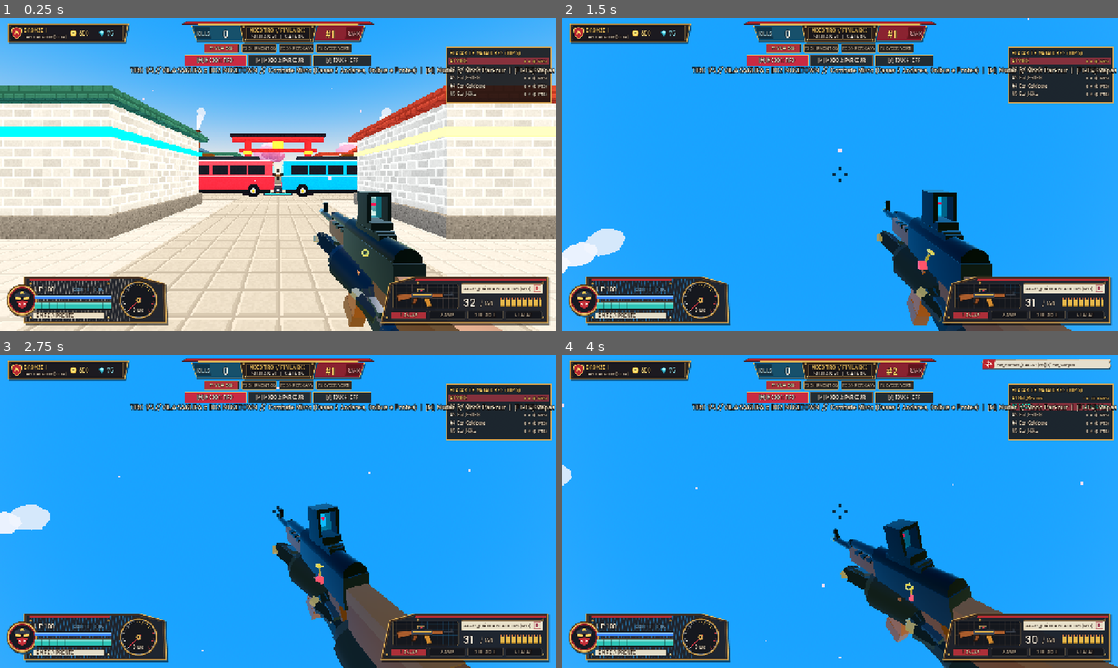
Above: before the commit, frames 1-4 (two rows, left to right).
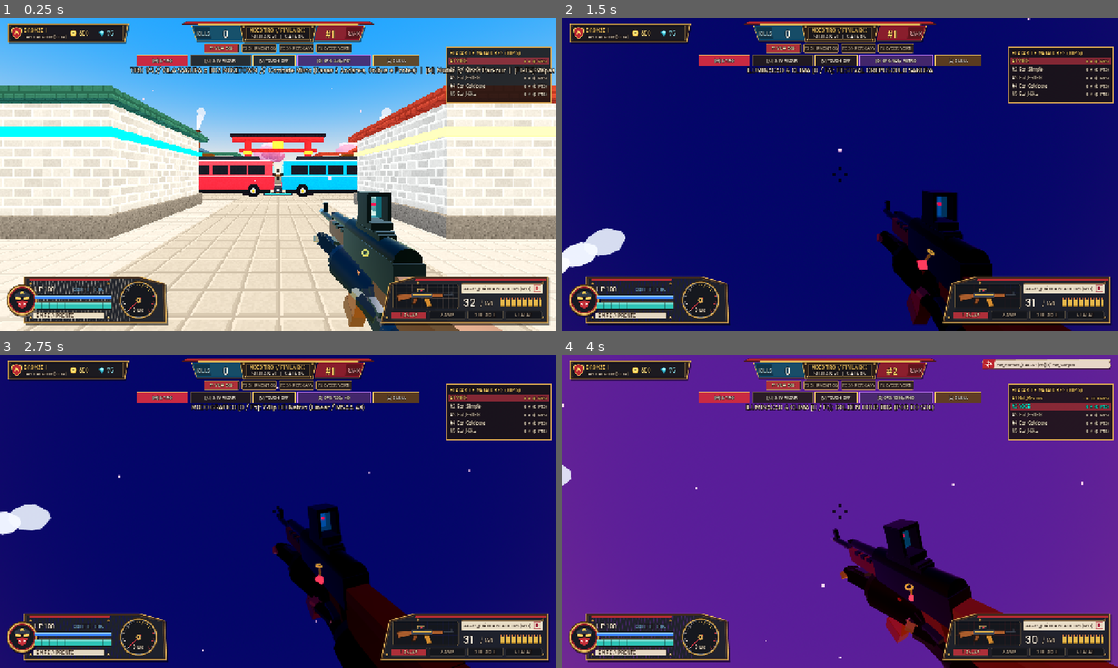
Above: after the commit, the same moments.

Repository: joshuaas5/sakura-blitz
Game: Godot game, scene res://scenes/main.tscn
The game is run twice, just before and just after one commit, with the same random seed, the same clock (stepped at 60 frames per second) and the same inputs.
Inputs (mouse positions are in pixels of both pictures, inside the frame that each line leads up to):
- Up to frame 1 (0.25 s): no input
- Up to frame 2 (1.5 s): tap Enter at 0.5 s; move the mouse to (867, 174) at 0.52 s; hold Up from 0.53 s (still down); tap O at 0.6 s; click (867, 174) at 0.67 s; tap Space at 0.77 s; tap U at 0.8, 1.35 s; move the mouse to (812, 174) at 1.27 s
- Up to frame 3 (2.75 s): keep holding Up; tap Space at 1.52 s; tap F at 1.55, 2.1 s; move the mouse to (289, 505) at 2.02 s; tap O at 2.3 s
- Up to frame 4 (4 s): keep holding Up; move the mouse to (834, 517) at 2.77 s; tap O at 2.85 s; click (834, 517) at 2.92 s; tap Space at 3.02, 3.77 s; tap U at 3.05, 3.6 s; move the mouse to (878, 514) at 3.52 s; tap F at 3.8 s

The runs differ from the first frame. In frame 1, 1.6% of the frame differs, in the area x 24-76%, y 11-16%; in frame 2, 83%; in frame 3, 84%, in the area x 0-100%, y 0-100%; in frame 4, 83%.

Commit message:
feat: add on-screen [O] GFX and [U] CLIMA buttons and O/U hotkeys

Diff:
--- a/scripts/sakura_blitz_main.gd
+++ b/scripts/sakura_blitz_main.gd
@@ -23,10 +23,10 @@
 const AIR_BRAKE := 16.0
 
 const RES_PRESETS := [
-	{"h": 360, "label": "360p PS1 Retro (Padrao Mobile Leve)", "linear": false, "msaa": Viewport.MSAA_DISABLED},
-	{"h": 540, "label": "540p HD-Retro PS1", "linear": false, "msaa": Viewport.MSAA_2X},
-	{"h": 720, "label": "720p HD Nativo (MSAA 4X)", "linear": true, "msaa": Viewport.MSAA_4X},
-	{"h": 1080, "label": "1080p Full HD Ultra Cozy (MSAA 4X)", "linear": true, "msaa": Viewport.MSAA_4X}
+	{"h": 360, "short": "360p PS1", "label": "360p PS1 Retro (Nearest / Ultra-Leve)", "linear": false, "msaa": Viewport.MSAA_DISABLED},
+	{"h": 540, "short": "540p RETRO", "label": "540p HD-Retro PS1 (MSAA 2X)", "linear": false, "msaa": Viewport.MSAA_2X},
+	{"h": 720, "short": "720p HD", "label": "720p HD Nativo (Linear / MSAA 4X)", "linear": true, "msaa": Viewport.MSAA_4X},
+	{"h": 1080, "short": "1080p FHD", "label": "1080p Full HD Ultra Nítido (MSAA 4X)", "linear": true, "msaa": Viewport.MSAA_4X}
 ]
 
 const RANK_TIERS := [
@@ -807,22 +807,33 @@
 		var tab_lbl := str(stage_defs[i].short)
 		_draw_hud_text(Vector2(tx + 2, ty + 15), tab_lbl, 10, Color("fff2c2") if is_act else Color("c4b49a"), HORIZONTAL_ALIGNMENT_CENTER, 77)
 
-	# Prominent 2-Mode Switcher Pills Below Scoreboard (Clickable / Tap-Friendly + [M] Hotkey!)
-	var m0_rect := Rect2(cx - 215.0, 86.0, 142.0, 24.0)
-	var m1_rect := Rect2(cx - 67.0, 86.0, 142.0, 24.0)
-	var mob_rect := Rect2(cx + 81.0, 86.0, 134.0, 24.0)
+	# Prominent Top Controls: 2-Mode Switcher, Touch HUD, Graphics Presets [O], and Weather [U]
+	var m0_rect := Rect2(cx - 325.0, 86.0, 118.0, 24.0)
+	var m1_rect := Rect2(cx - 201.0, 86.0, 138.0, 24.0)
+	var mob_rect := Rect2(cx - 57.0, 86.0, 96.0, 24.0)
+	var gfx_rect := Rect2(cx + 45.0, 86.0, 168.0, 24.0)
+	var atmo_rect := Rect2(cx + 219.0, 86.0, 106.0, 24.0)
 
 	_hud.draw_rect(m0_rect, Color("c92a42") if current_mode == 0 else Color(0.14, 0.11, 0.09, 0.88))
 	_hud.draw_rect(m0_rect, Color("ffd166") if current_mode == 0 else Color("6e5a44"), false, 1.8)
-	_draw_hud_text(m0_rect.position + Vector2(0, 16), "[M] MODO 1: TIRO", 11, Color("fff8ea"), HORIZONTAL_ALIGNMENT_CENTER, m0_rect.size.x)
+	_draw_hud_text(m0_rect.position + Vector2(0, 16), "[M] 1: TIRO", 10, Color("fff8ea"), HORIZONTAL_ALIGNMENT_CENTER, m0_rect.size.x)
 
 	_hud.draw_rect(m1_rect, Color("0096c7") if current_mode == 1 else Color(0.14, 0.11, 0.09, 0.88))
 	_hud.draw_rect(m1_rect, Color("00f5d4") if current_mode == 1 else Color("6e5a44"), false, 1.8)
-	_draw_hud_text(m1_rect.position + Vector2(0, 16), "[M] MODO 2: PARKOUR", 11, Color("fff8ea"), HORIZONTAL_ALIGNMENT_CENTER, m1_rect.size.x)
+	_draw_hud_text(m1_rect.position + Vector2(0, 16), "[M] 2: PARKOUR", 10, Color("fff8ea"), HORIZONTAL_ALIGNMENT_CENTER, m1_rect.size.x)
 
 	_hud.draw_rect(mob_rect, Color("2a9d8f") if _mobile_hud_enabled else Color(0.14, 0.11, 0.09, 0.88))
 	_hud.draw_rect(mob_rect, Color("ffd166"), false, 1.5)
-	_draw_hud_text(mob_rect.position + Vector2(0, 16), "[V] TOUCH: %s" % ("ON" if _mobile_hud_enabled else "OFF"), 11, Color("fff8ea"), HORIZONTAL_ALIGNMENT_CENTER, mob_rect.size.x)
+	_draw_hud_text(mob_rect.position + Vector2(0, 16), "[V] TOUCH: %s" % ("ON" if _mobile_hud_enabled else "OFF"), 10, Color("fff8ea"), HORIZONTAL_ALIGNMENT_CENTER, mob_rect.size.x)
+
+	var cur_gfx: Dictionary = RES_PRESETS[_res_idx]
+	_hud.draw_rect(gfx_rect, Color(0.28, 0.16, 0.42, 0.92))
+	_hud.draw_rect(gfx_rect, Color("c77dff"), false, 1.6)
+	_draw_hud_text(gfx_rect.position + Vector2(0, 16), "[O] GFX: %s" % str(cur_gfx.get("short", cur_gfx.label)), 10, Color("fff8ea"), HORIZONTAL_ALIGNMENT_CENTER, gfx_rect.size.x)
+
+	_hud.draw_rect(atmo_rect, Color(0.38, 0.25, 0.10, 0.92))
+	_hud.draw_rect(atmo_rect, Color("ffd166"), false, 1.5)
+	_draw_hud_text(atmo_rect.position + Vector2(0, 16), "[U] CLIMA", 10, Color("fff8ea"), HORIZONTAL_ALIGNMENT_CENTER, atmo_rect.size.x)
 
 	# =========================================================================
 	# 2B. GIANT FALL GUYS 5-4-3-2-1 VAI! STARTING GATE COUNTDOWN OVERLAY
@@ -1081,15 +1092,21 @@
 		if Rect2(12.0, 8.0, 290.0, 54.0).has_point(pos):
 			_toggle_shop()
 			return true
-		# 2. Top Mode Switcher Pills (MODO 1: TIRO | MODO 2: PARKOUR | TOUCH ON/OFF)
-		if Rect2(cx - 215.0, 84.0, 142.0, 28.0).has_point(pos):
+		# 2. Top Mode Switcher Pills (MODO 1: TIRO | MODO 2: PARKOUR | TOUCH | GFX [O] | CLIMA [U])
+		if Rect2(cx - 325.0, 84.0, 118.0, 28.0).has_point(pos):
 			_select_mode_and_stage(SakuraWorld.MODE_COMBAT, 0)
 			return true
-		if Rect2(cx - 67.0, 84.0, 142.0, 28.0).has_point(pos):
+		if Rect2(cx - 201.0, 84.0, 138.0, 28.0).has_point(pos):
 			_select_mode_and_stage(SakuraWorld.MODE_PARKOUR, 0)
 			return true
-		if Rect2(cx + 81.0, 84.0, 134.0, 28.0).has_point(pos):
+		if Rect2(cx - 57.0, 84.0, 96.0, 28.0).has_point(pos):
 			_toggle_mobile_hud()
+			return true
+		if Rect2(cx + 45.0, 84.0, 168.0, 28.0).has_point(pos):
+			_cycle_graphics_preset()
+			return true
+		if Rect2(cx + 219.0, 84.0, 106.0, 28.0).has_point(pos):
+			_cycle_atmosphere_preset()
 			return true
 		# 3. 4 Stage Tabs (F1..F4)
 		for i in 4:
@@ -1332,13 +1349,21 @@
 				_reset_current_mode()
 			KEY_V, KEY_T:
 				_toggle_mobile_hud()
-			KEY_F5:
-				_res_idx = (_res_idx + 1) % RES_PRESETS.size()
-				_apply_graphics_preset()
-				_show_banner("MODO GRAFICO [F5]: %s" % RES_PRESETS[_res_idx].label, 2.4)
-			KEY_F6:
-				var atmo_name := world.cycle_atmosphere_preset()
-				_show_banner("ILUMINACAO & CLIMA [F6]: %s" % atmo_name, 2.4)
+			KEY_F5, KEY_O:
+				_cycle_graphics_preset()
+			KEY_F6, KEY_U:
+				_cycle_atmosphere_preset()
+
+
+func _cycle_graphics_preset() -> void:
+	_res_idx = (_res_idx + 1) % RES_PRESETS.size()
+	_apply_graphics_preset()
+	_show_banner("MODO GRAFICO [O / F5]: %s" % RES_PRESETS[_res_idx].label, 2.5)
+
+
+func _cycle_atmosphere_preset() -> void:
+	var atmo_name := world.cycle_atmosphere_preset()
+	_show_banner("ILUMINACAO & CLIMA [U / F6]: %s" % atmo_name, 2.5)
 
 
 func _toggle_mobile_hud() -> void:
